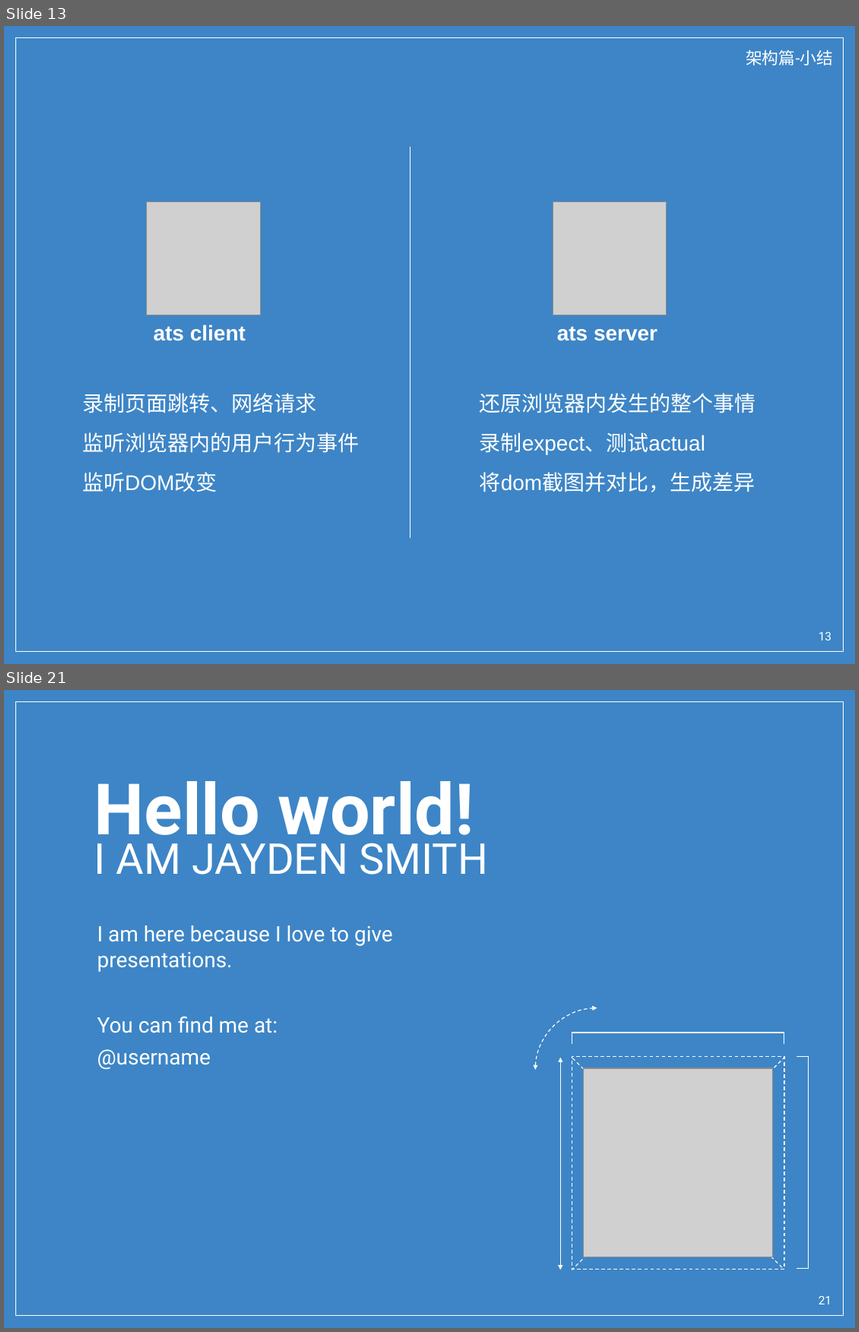
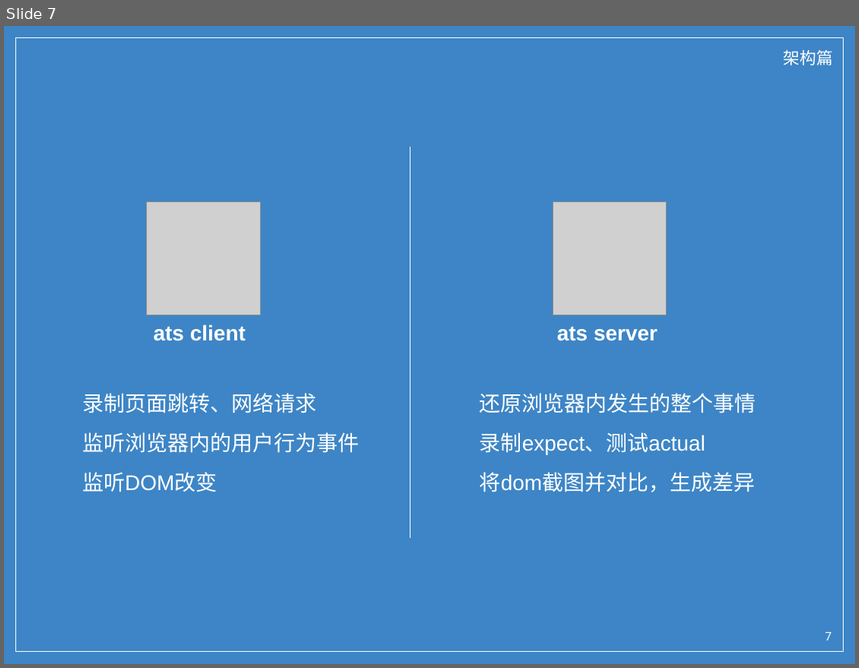
Before and after one commit to wu0792/ats_client, a slide deck: ext/share.pptx. Shown one above the other, each under a label of ours: slides 13 and 21 before the commit, slide 7 after it; the slides between them are not shown. The pictures are 859x1332 and 859x668 pixels, drawn with LibreOffice and Linux fonts; fonts in the diff are those of the drawing; grey boxes stand for pictures; background and template pictures are left out. Boxes give left, top, right and bottom in pixels: in the first picture for what was removed or moved away, otherwise in the second. Text is boxed around its words. In the diff, an @@ line names an element or a change of style, - is before the commit and + after.

```diff
--- a/ext/share.pptx
+++ b/ext/share.pptx
@@ slide 21 removed at (4,690,855,1328), background picture (left out); not listed: 1 template element that a slide beside it also shows @@
@@ title removed at (94,781,474,851) @@
-Hello world!
@@ subtitle removed at (94,843,488,875) @@
-I AM JAYDEN SMITH
@@ text removed at (97,926,393,1069) @@
-I am here because I love to give presentations.
-You can find me at:
-@username
@@ group removed at (535,1008,808,1271): 2 freeform shapes, 2 lines, 1 rectangle, 1 arc (boxed as its full ellipse), 1 double arrow @@
@@ picture removed at (584,1068,772,1258) @@
@@ page number removed at (819,1296,832,1305) @@
-21
@@ what was slide 13 is now slide 7 @@
@@ slide 7 changed as well @@
@@ text at (784,50,833,66): text changed @@
-架构篇-小结
+架构篇
@@ page number at (826,632,832,641): text changed @@
-13
+7
```
Also in this commit, not shown: 9 other slides changed, 29 other slides removed.
